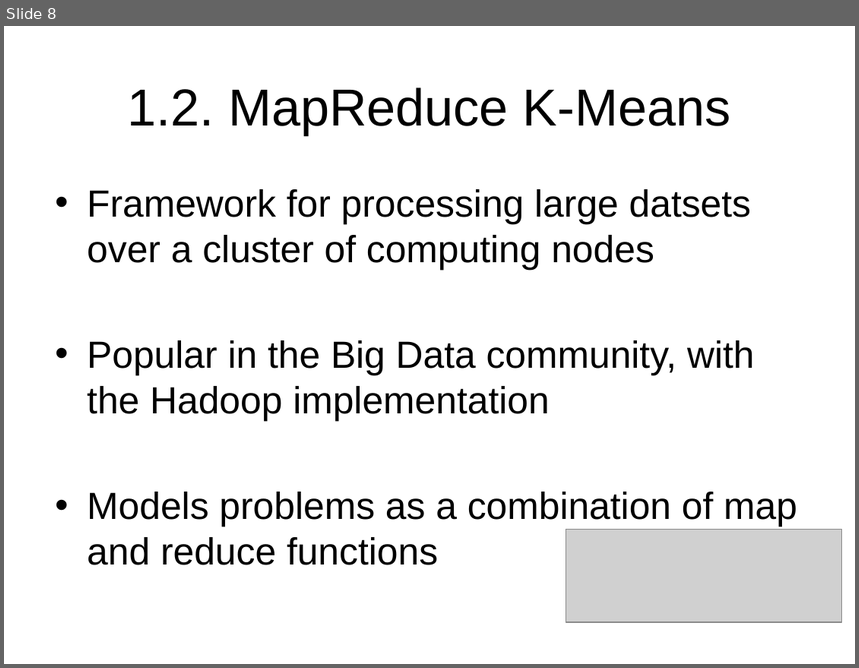
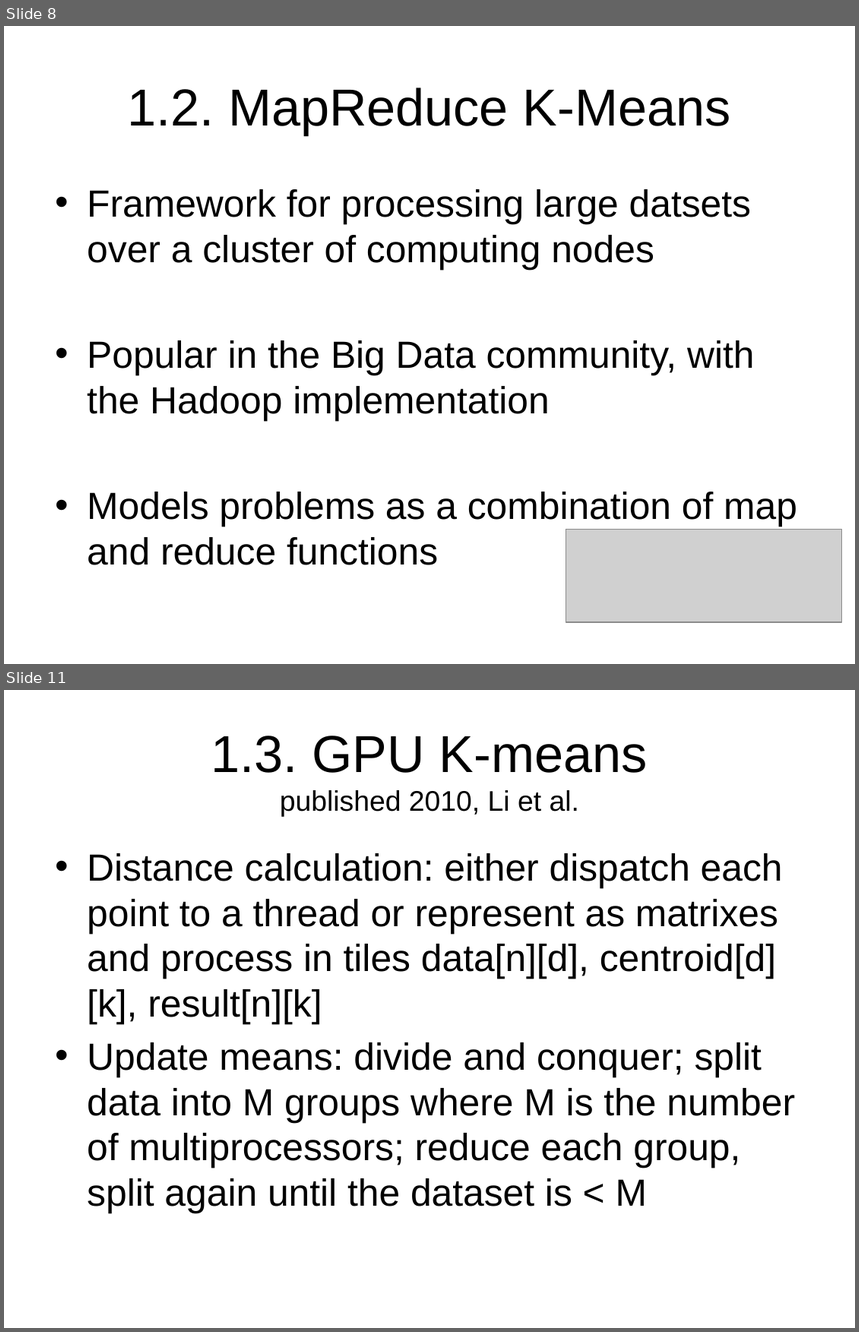
Before and after one commit to StefanSebastian/BeerReviewClustering, a slide deck: referate/amda/r1/presentation/presentation.pptx. Shown one above the other, each under a label of ours: slide 8 before the commit, slides 8 and 11 after it; the slides between them are not shown. The pictures are 859x668 and 859x1332 pixels, drawn with LibreOffice and Linux fonts; fonts in the diff are those of the drawing; grey boxes stand for pictures; background and template pictures are left out. Boxes give left, top, right and bottom in pixels: in the first picture for what was removed or moved away, otherwise in the second. Text is boxed around its words. In the diff, an @@ line names an element or a change of style, - is before the commit and + after.

```diff
--- a/referate/amda/r1/presentation/presentation.pptx
+++ b/referate/amda/r1/presentation/presentation.pptx
@@ slide 11 added at (x1=4, y1=690, x2=855, y2=1328), background picture (left out) @@
@@ title added at (x1=211, y1=736, x2=648, y2=817), 24 pt, text #000000 @@
+1.3. GPU K-means
+published 2010, Li et al.
@@ text added at (x1=87, y1=853, x2=795, y2=1214), 32 pt, text #000000 @@
+• Distance calculation: either dispatch each point to a thread or represent as matrixes and process in tiles data[n][d], centroid[d][k], result[n][k]
+• Update means: divide and conquer; split data into M groups where M is the number of multiprocessors; reduce each group, split again until the dataset is < M
```
Also in this commit, not shown: 2 slides changed, 11 other slides added.
